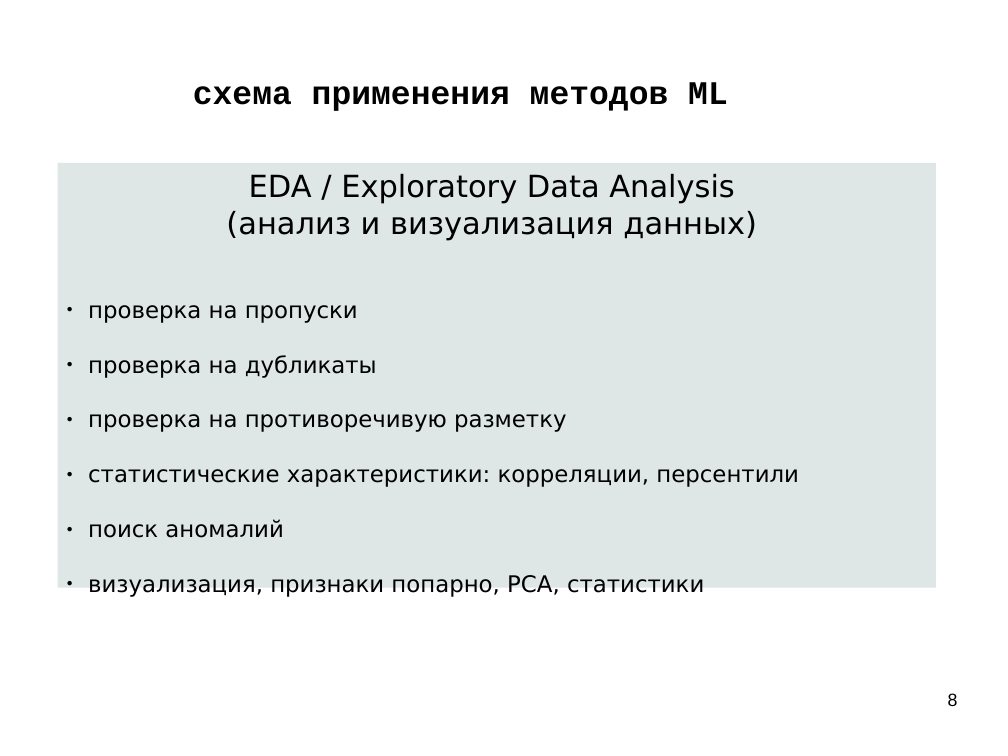
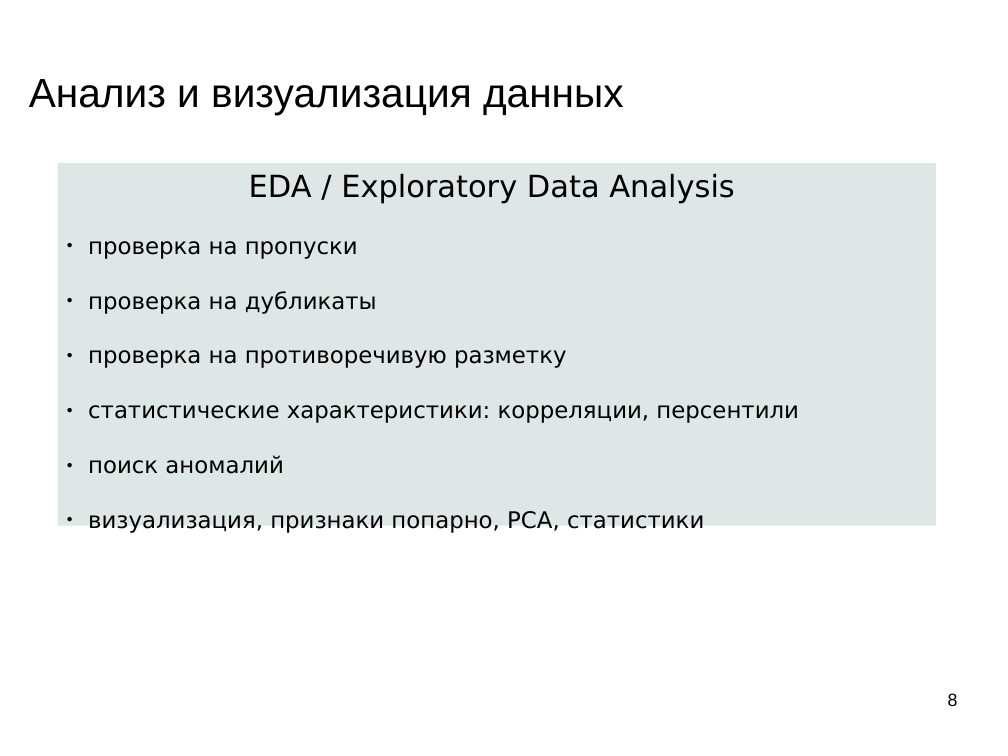
Before and after one commit to mechanoid5/ml_lectorium_2026_I, a slide deck: slide 8 of 04-data-proc.odp. Drawn at 1008x756 pixels with LibreOffice and Linux fonts; fonts in the diff are those of the drawing; background and template pictures are left out. Boxes give left, top, right and bottom in pixels: in the first picture for what was removed or moved away, otherwise in the second. Text is boxed around its words. In the diff, an @@ line names an element or a change of style, - is before the commit and + after.

```diff
--- a/04-data-proc.odp
+++ b/04-data-proc.odp
@@ title at <box>29,79,624,115</box>: text changed; size 26 to 32 pt; font Courier New to Arial; bold off @@
-схема применения методов ML
+Анализ и визуализация данных
@@ rectangle "EDA / Exploratory Data Analysis": place and size @@
-rectangle "EDA / Exploratory Data Analysis" at <box>58,163,937,588</box>
+rectangle "EDA / Exploratory Data Analysis" at <box>58,163,937,526</box>
@@ text in rectangle at <box>226,211,757,240</box>: paragraph removed @@
-(анализ и визуализация данных)
```
Also in this commit, not shown: 14 other slides changed, 12 slides added, 7 slides removed.
